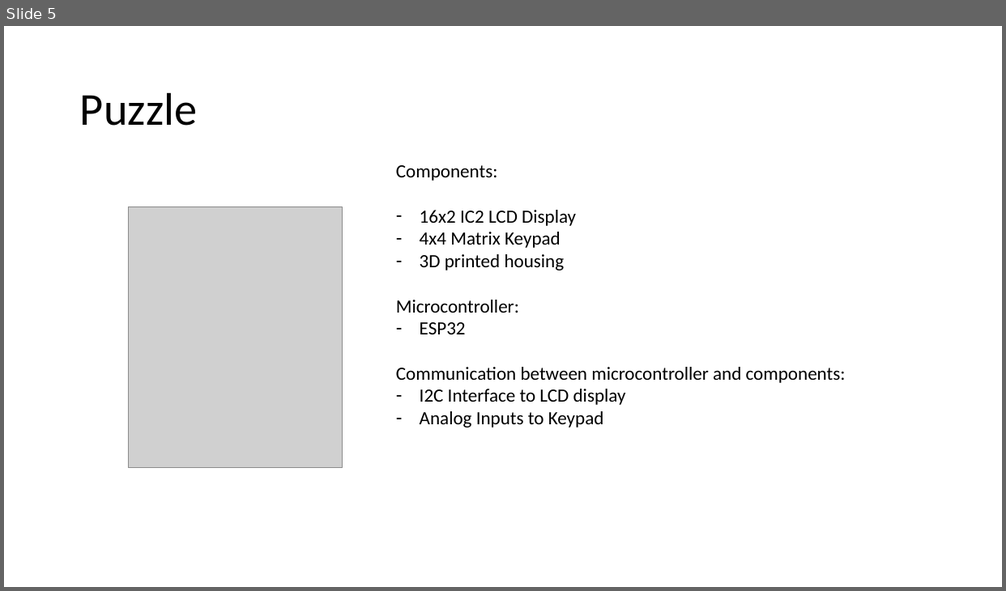
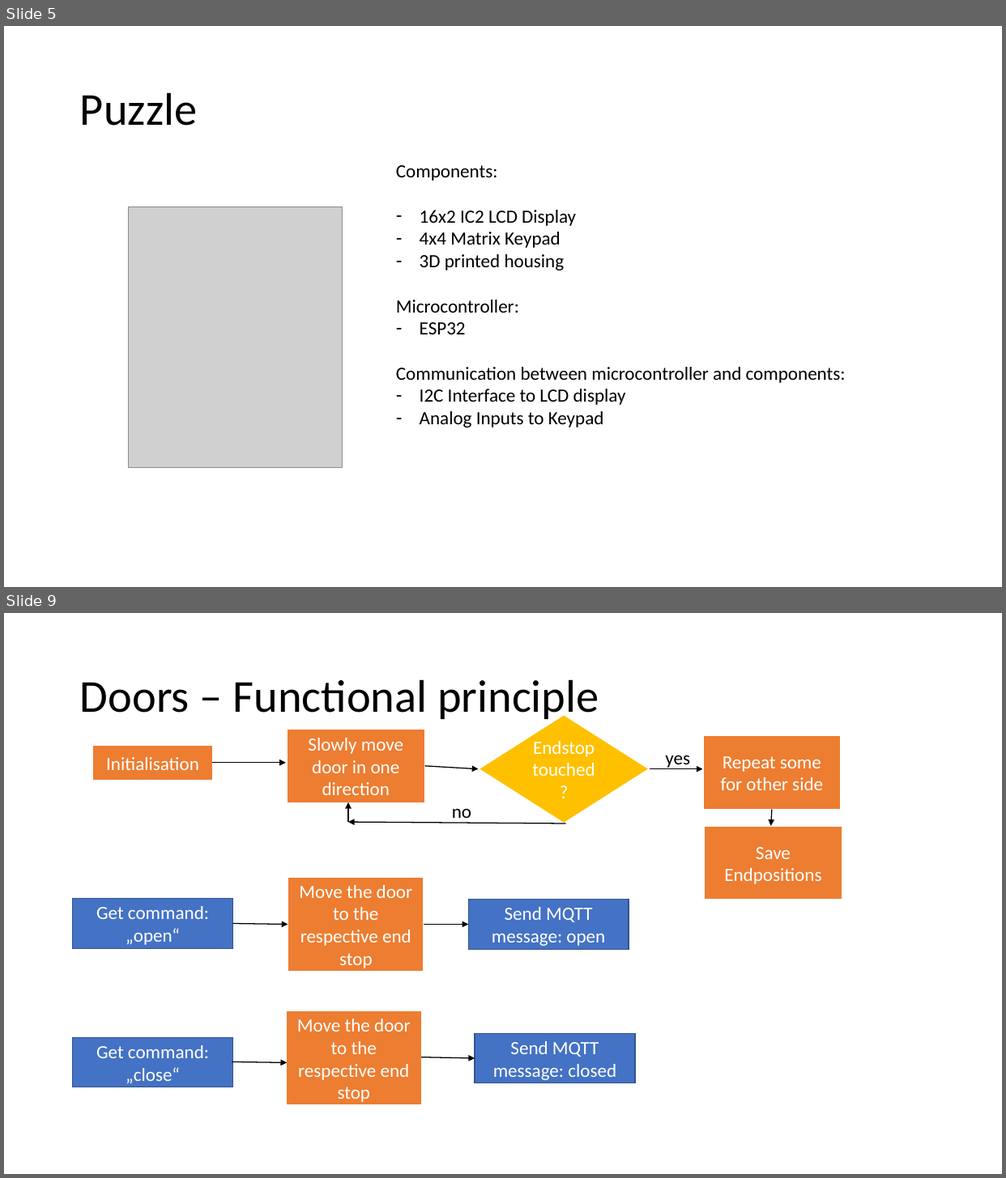
Before and after one commit to ubilab-escape/first-door, a slide deck: Präsentation.pptx. Shown one above the other, each under a label of ours: slide 5 before the commit, slides 5 and 9 after it; the slides between them are not shown. The pictures are 1006x591 and 1006x1178 pixels, drawn with LibreOffice and Linux fonts; fonts in the diff are those of the drawing; grey boxes stand for pictures. Boxes give left, top, right and bottom in pixels: in the first picture for what was removed or moved away, otherwise in the second. Text is boxed around its words. In the diff, an @@ line names an element or a change of style, - is before the commit and + after.

Commit message:
added doors

```diff
--- a/Präsentation.pptx
+++ b/Präsentation.pptx
@@ slide 9 added at (x1=4, y1=613, x2=1002, y2=1174), background #FFFFFF @@
@@ title added at (x1=80, y1=679, x2=599, y2=722), 44 pt, text #000000 @@
+Doors – Functional principle
@@ rectangle added at (x1=287, y1=729, x2=425, y2=803), fill #ED7D31, outline #FFFFFF 1.5 pt, 18 pt, text #FFFFFF @@
+Slowly move door in one direction
@@ diamond added at (x1=479, y1=715, x2=650, y2=824), fill #FFC000, outline #FFFFFF 1.5 pt, 18 pt, text #FFFFFF @@
+Endstop
+touched?
@@ rectangle added at (x1=92, y1=745, x2=213, y2=781), fill #ED7D31, outline #FFFFFF 1.5 pt, 18 pt, text #FFFFFF @@
+Initialisation
@@ text added at (x1=665, y1=755, x2=690, y2=769), 18 pt, text #000000 @@
+yes
@@ rectangle added at (x1=703, y1=735, x2=842, y2=809), fill #ED7D31, outline #FFFFFF 1.5 pt, 18 pt, text #FFFFFF @@
+Repeat some for other side
@@ arrow added from (212, 763) to (286, 763), #000000 1 pt @@
@@ arrow added from (424, 766) to (479, 769), #000000 1 pt @@
@@ arrow added from (650, 769) to (703, 769), #000000 1 pt @@
@@ arrow added from (348, 822) to (348, 803), #000000 1 pt @@
@@ arrow added from (566, 824) to (348, 822), #000000 1 pt @@
@@ text added at (x1=452, y1=808, x2=471, y2=823), 18 pt, text #000000 @@
+no
@@ rectangle added at (x1=704, y1=825, x2=842, y2=900), fill #ED7D31, outline #FFFFFF 1.5 pt, 18 pt, text #FFFFFF @@
+Save Endpositions
@@ arrow added from (772, 810) to (771, 825), #000000 1 pt @@
@@ rectangle added at (x1=288, y1=877, x2=424, y2=973), fill #ED7D31, outline #FFFFFF 1.5 pt, 18 pt, text #FFFFFF @@
+Move the door to the respective end stop
@@ rectangle added at (x1=73, y1=899, x2=233, y2=949), fill #4472C4, outline #325491 1 pt, 18 pt, text #FFFFFF @@
+Get command: „open“
@@ rectangle added at (x1=468, y1=900, x2=629, y2=950), fill #4472C4, outline #325491 1 pt, 18 pt, text #FFFFFF @@
+Send MQTT message: open
@@ arrow added from (233, 924) to (288, 924), #000000 1 pt @@
@@ arrow added from (424, 924) to (468, 924), #000000 1 pt @@
@@ rectangle added at (x1=286, y1=1012, x2=423, y2=1106), fill #ED7D31, outline #FFFFFF 1.5 pt, 18 pt, text #FFFFFF @@
+Move the door to the respective end stop
@@ rectangle added at (x1=73, y1=1037, x2=233, y2=1088), fill #4472C4, outline #325491 1 pt, 18 pt, text #FFFFFF @@
+Get command: „close“
@@ rectangle added at (x1=475, y1=1033, x2=635, y2=1084), fill #4472C4, outline #325491 1 pt, 18 pt, text #FFFFFF @@
+Send MQTT message: closed
@@ arrow added from (232, 1063) to (287, 1063), #000000 1 pt @@
@@ arrow added from (422, 1058) to (475, 1059), #000000 1 pt @@
```
Also in this commit, not shown: 5 slides changed, 1 slide removed.
